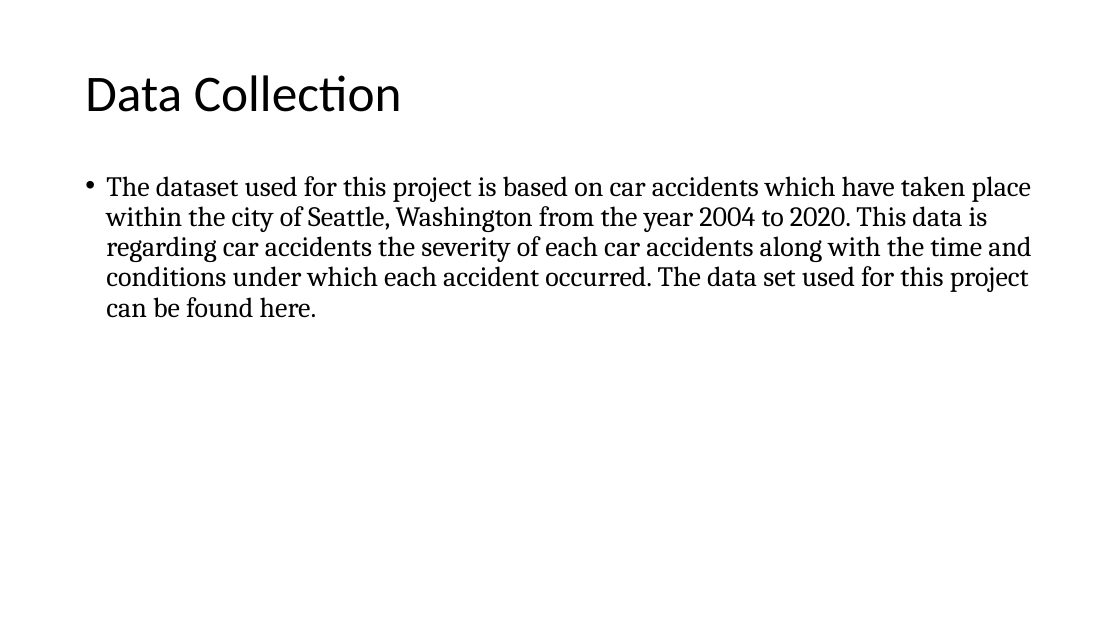
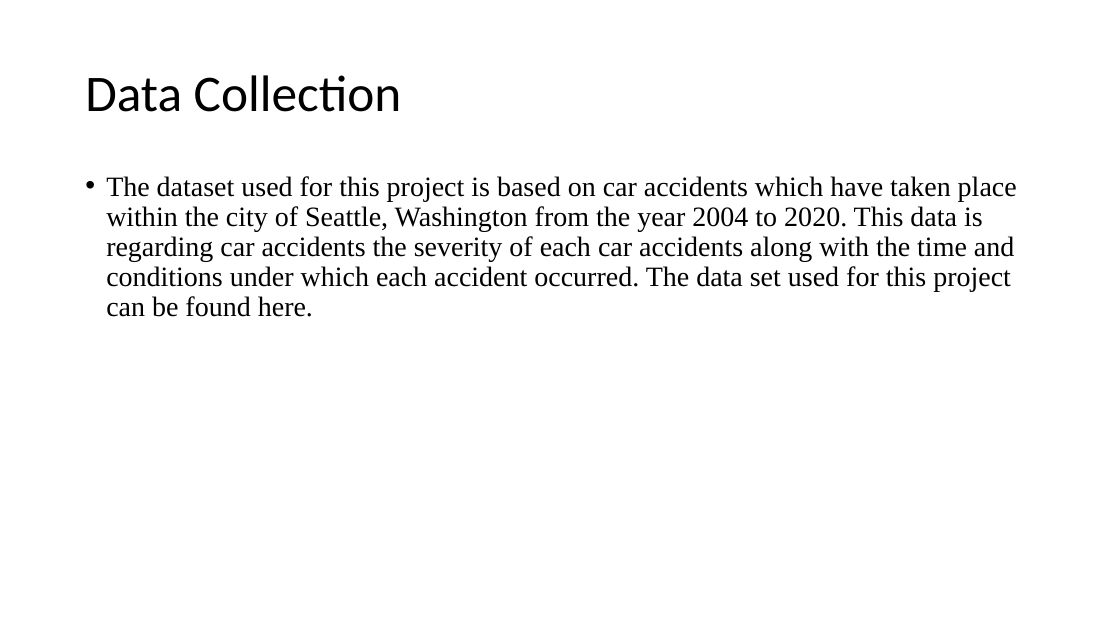
Before and after one commit to omar00070/Coursera_Capstone, a slide deck: slide 3 of Presentation - Car Accident Severity Prediction.pptx. Drawn at 1120x630 pixels with LibreOffice and Linux fonts; fonts in the diff are those of the drawing. Boxes give left, top, right and bottom in pixels: in the first picture for what was removed or moved away, otherwise in the second. Text is boxed around its words. In the diff, an @@ line names an element or a change of style, - is before the commit and + after.

Commit message:
finished the project

```diff
--- a/Presentation - Car Accident Severity Prediction.pptx
+++ b/Presentation - Car Accident Severity Prediction.pptx
@@ text "The dataset used for this ..." at (x1=106, y1=176, x2=1017, y2=317): font Cambria to Times New Roman @@
```
Also in this commit, not shown: 8 other slides changed, 1 other file.
